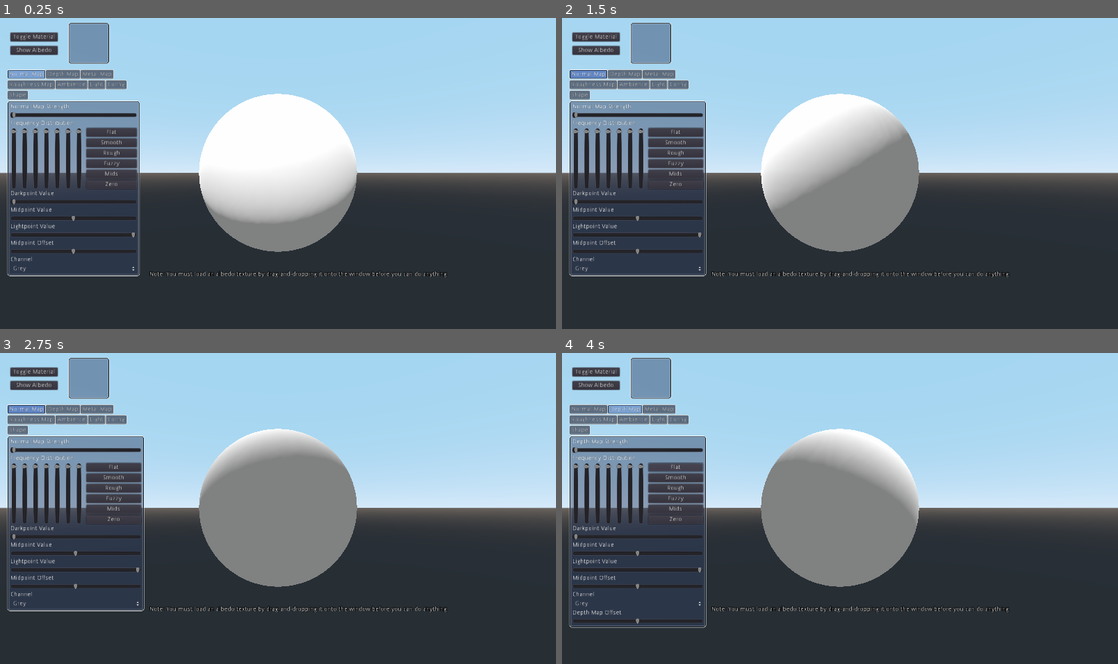
Above: before the commit, frames 1-4 (two rows, left to right).
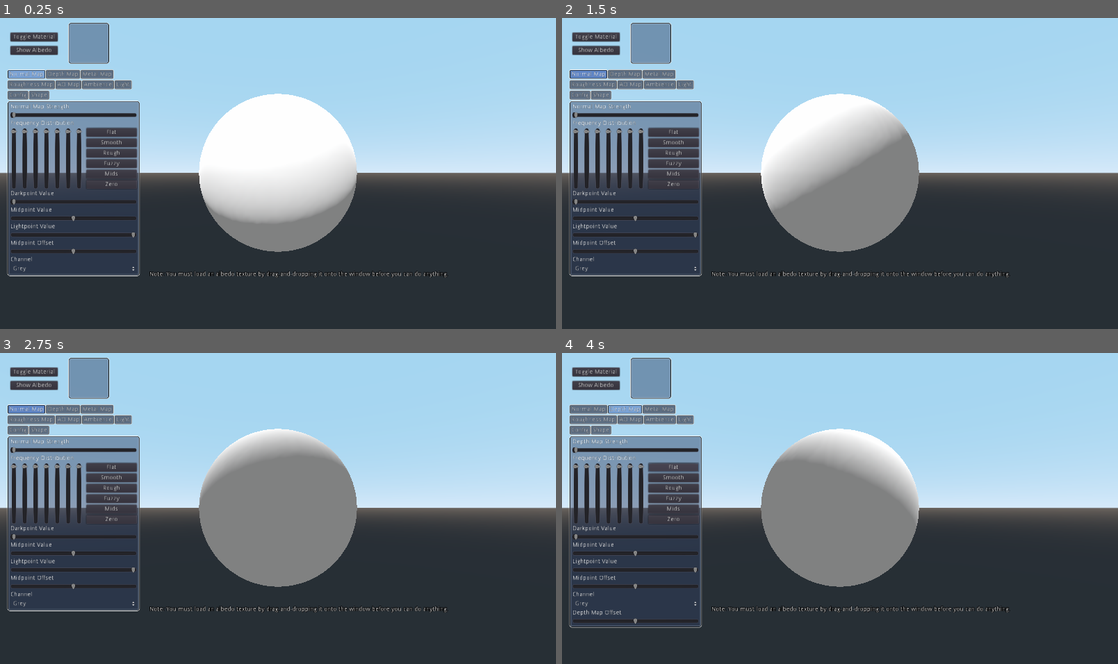
Above: after the commit, the same moments.

Repository: wareya/Material-Basher
Game: Godot game, scene res://Scene.tscn
The game is run twice, just before and just after one commit, with the same random seed, the same clock (stepped at 60 frames per second) and the same inputs. A sky picture missing from this copy of the repository is replaced by a grey-blue gradient.
Inputs (mouse positions are in pixels of both pictures, inside the frame that each line leads up to):
- Up to frame 1 (0.25 s): no input
- Up to frame 2 (1.5 s): click (628, 83) at 0.5 s, where only the run after the commit has a clickable "AO Map"; click "Normal Map" at 1.25 s
- Up to frame 3 (2.75 s): click "Normal Map" at 2 s
- Up to frame 4 (4 s): click "Depth Map" at 2.75 s; click "Flat" at 3.5 s

The runs differ from the first frame. In frame 1, 0.3% of the frame differs, in the area x 1-24%, y 19-27%; in frame 2, 1.0%; in frame 3, 1.0%; in frame 4, 1.0%, in the area x 1-26%, y 19-89%.

Commit message:
ao generator

Diff:
--- /dev/null
+++ b/AOGenerator.gdshader
@@ -0,0 +1,160 @@
+shader_type spatial;
+render_mode unshaded, ambient_light_disabled, blend_mix, shadows_disabled, specular_disabled;
+uniform sampler2D depth : hint_albedo;
+
+uniform float strength;
+
+uniform float freq_low;
+uniform float freq_mid;
+uniform float freq_high;
+uniform float freq_balance;
+
+void vertex() {
+    UV = UV;
+}
+
+float weight_1(float i) {
+    return -2.0*i*i*i + 3.0*i*i;
+}
+
+float weight_2(float i) {
+    return i*i*i - i*i;
+}
+
+vec4 bicubic(vec4 a, vec4 b, vec4 c, vec4 d, float i) {
+    a = c-a;
+    d = d-b;
+    float a_w = -weight_2(1.0 - i);
+    float b_w = 1.0 - weight_1(i);
+    float c_w = 1.0 - b_w;
+    float d_w = weight_2(i);
+
+    //return mix(b, c, i);
+    return a*a_w + b*b_w + c*c_w + d*d_w;
+}
+
+vec4 texelFetchSafe(sampler2D tex, ivec2 uv, int mip_level) {
+    ivec2 s = textureSize(tex, mip_level);
+    //uv += s/2;
+    uv.x = ((uv.x % s.x) + s.x) % s.x;
+    uv.y = ((uv.y % s.y) + s.y) % s.y;
+    return texelFetch(tex, uv, mip_level);
+}
+
+vec4 bicubic_stride(sampler2D tex, ivec2 b, ivec2 c, int mip_level, float i) {
+    vec4 h_a = texelFetchSafe(tex, b + (b-c), mip_level);
+    vec4 h_b = texelFetchSafe(tex, b        , mip_level);
+    vec4 h_c = texelFetchSafe(tex, c        , mip_level);
+    vec4 h_d = texelFetchSafe(tex, c + (c-b), mip_level);
+
+    return bicubic(h_a, h_b, h_c, h_d, i);
+    //return h_b;// bicubic(h_a, h_b, h_c, h_d, i);
+}
+
+vec4 sample_bicubic(sampler2D tex, vec2 uv, int mip_level) {
+    vec2 px = 1.0/vec2(textureSize(tex, mip_level));
+
+    uv -= px*0.5;
+
+    ivec2 uv_start = ivec2(floor(uv / px));
+    float x_i = (uv.x/px.x - float(uv_start.x));
+    float y_i = (uv.y/px.y - float(uv_start.y));
+
+    vec4 a = bicubic_stride(tex, uv_start + ivec2(0, -1), uv_start + ivec2(1, -1), mip_level, x_i);
+    vec4 b = bicubic_stride(tex, uv_start + ivec2(0,  0), uv_start + ivec2(1,  0), mip_level, x_i);
+    vec4 c = bicubic_stride(tex, uv_start + ivec2(0,  1), uv_start + ivec2(1,  1), mip_level, x_i);
+    vec4 d = bicubic_stride(tex, uv_start + ivec2(0,  2), uv_start + ivec2(1,  2), mip_level, x_i);
+
+    vec4 done = bicubic(a, b, c, d, y_i);
+
+    return done;
+}
+
+vec4 sample_bicubic_blurry(sampler2D tex, vec2 uv, int mip_level) {
+    if(mip_level == 0)
+        return sample_bicubic(tex, uv, mip_level);
+    else
+    {
+        mip_level -= 1;
+        vec2 off = 0.25/vec2(textureSize(tex, mip_level));
+        vec4 c00 = sample_bicubic(tex, uv + vec2(-1, -1)*off, mip_level);
+        vec4 c20 = sample_bicubic(tex, uv + vec2( 1, -1)*off, mip_level);
+        vec4 c02 = sample_bicubic(tex, uv + vec2(-1,  1)*off, mip_level);
+        vec4 c22 = sample_bicubic(tex, uv + vec2( 1,  1)*off, mip_level);
+        return (c00+c20+c02+c22)/4.0;
+    }
+}
+vec4 sample_bicubic_super_blurry(sampler2D tex, vec2 uv, int mip_level) {
+    if(mip_level == 0)
+        return sample_bicubic(tex, uv, mip_level);
+    else if(mip_level == 1)
+        return sample_bicubic_blurry(tex, uv, mip_level);
+    else
+    {
+        mip_level -= 2;
+        vec2 off = 0.25/vec2(textureSize(tex, mip_level));
+        vec4 ret = vec4(0);
+        for (int y = -3; y <= 3; y += 2)
+        {
+            for (int x = -3; x <= 3; x += 2)
+            {
+                ret += sample_bicubic(tex, uv + vec2(ivec2(x, y))*off, mip_level);
+            }
+        }
+        return ret/16.0;
+    }
+}
+
+vec4 get_mip_level(sampler2D tex, vec2 uv, int mip_level) {
+    float stride = 0.5;
+    return vec4(sample_bicubic_super_blurry(tex, uv, mip_level).r, 0, 0, 0);
+}
+
+// TODO integrate
+vec4 get_mip_level_fast(sampler2D tex, vec2 uv, int mip_level) {
+    float stride = 0.5;
+    return vec4(texture(tex, uv, float(mip_level)).r, 0, 0, 0);
+}
+
+vec4 get_octave(sampler2D tex, vec2 uv, float octave) {
+    vec2 base_size = vec2(textureSize(tex, 0));
+    int max_level = int(floor(log2(max(base_size.x, base_size.y))));
+    //float octave_adjusted = mix(2.22, 6.0, float(octave)/6.0);
+    //float octave_level = mix(0.0, float(max_level), float(octave_adjusted)/6.0);
+    //float mip_level = float(max_level) - octave_level;
+    //float mip_level = float(max_level) - float(octave+3.0);
+    //if (octave == 6)
+    //    mip_level = 0.0;
+    //else if (octave == 5)
+    //    mip_level = mix(float(max_level) - 7.0, 0.0, 0.5);
+    octave = float(max_level) - octave;
+    float mip_level = clamp(octave, 0.0, float(max_level));
+
+    float lower = floor(mip_level);
+    float higher = ceil(mip_level);
+    float between = mip_level-lower;
+
+    vec4 a = get_mip_level(tex, uv, int(lower));
+    vec4 b = get_mip_level(tex, uv, int(higher));
+
+    vec4 c = mix(a, b, between);
+
+    return c;
+}
+
+void fragment() {
+    vec2 base_size = vec2(textureSize(depth, 0));
+    int max_level = int(floor(log2(max(base_size.x, base_size.y))));
+
+    float real_freq_mid = freq_mid * freq_high;
+    float real_freq_low = freq_low * real_freq_mid;
+
+    float fine = get_octave(depth, UV, float(max_level)*freq_high).r;
+    float mid  = get_octave(depth, UV, float(max_level)*real_freq_mid).r;
+    float low  = get_octave(depth, UV, float(max_level)*real_freq_low).r;
+
+    float ao_fine  = 1.0 - max(0, fine-mid)*strength;
+    float ao_broad = 1.0 - max(0, mid -low)*strength;
+
+    ALBEDO = vec3(mix(ao_fine, ao_broad, freq_balance));
+}
--- a/MaterialBasher.gd
+++ b/MaterialBasher.gd
@@ -12,7 +12,11 @@
 var roughness_image : Image
 var roughness : ImageTexture
 
+var ao_image : Image
+var ao : ImageTexture
+
 var albedo_image : Image
+var albedo_image_display : Image
 var albedo : ImageTexture
 
 var mat_3d = SpatialMaterial.new()
@@ -65,6 +69,12 @@
     $"Tabs/Metal Map/HBoxContainer/HSlider".connect("value_changed", self, "metal_slider_changed")
     $"Tabs/Metal Map/HBoxContainer2/HSlider".connect("value_changed", self, "metal_slider_changed")
     $"Tabs/Metal Map/HBoxContainer3/HSlider".connect("value_changed", self, "metal_slider_changed")
+
+    $"Tabs/AO Map/Slider".connect("value_changed", self, "ao_slider_changed")
+    $"Tabs/AO Map/Slider2".connect("value_changed", self, "ao_slider_changed")
+    $"Tabs/AO Map/Slider3".connect("value_changed", self, "ao_slider_changed")
+    $"Tabs/AO Map/Slider4".connect("value_changed", self, "ao_slider_changed")
+    $"Tabs/AO Map/Slider5".connect("value_changed", self, "ao_slider_changed")
 
     $"Tabs/Roughness Map/HBoxContainer/HSlider".connect("value_changed", self, "roughness_slider_changed")
     $"Tabs/Roughness Map/HBoxContainer2/HSlider".connect("value_changed", self, "roughness_slider_changed")
@@ -163,14 +173,14 @@
         return
 
     albedo_image = image
-
+    albedo_image_display = albedo_image.duplicate()
     albedo = ImageTexture.new()
-    albedo.create_from_image(albedo_image)
+    albedo.create_from_image(albedo_image_display)
     albedo.flags |= ImageTexture.FLAG_ANISOTROPIC_FILTER
 
     mat_3d.albedo_texture = albedo
 
-    #$"3D/MeshHolder/Mesh".material_override = mat_3d
+    # FIXME clear up the rest of the material
 
     normal_slider_changed(0.0)
     depth_slider_changed(0.0)
@@ -346,6 +356,67 @@
     var n2 = depth.duplicate(true)
     mat_texture.set_shader_param("image", n2)
 
+
+var ao_ref_image = null
+var ao_ref_tex = null
+func create_ao_texture(image : Image, strength, freq_high, freq_mid, freq_low, freq_balance):
+    if ao_ref_image != image or ao_ref_tex == null:
+        ao_ref_image = image
+        ao_ref_tex = ImageTexture.new()
+        ao_ref_tex.create_from_image(image)
+        print("asdf")
+
+    var mat = $Helper/Quad.material_override as ShaderMaterial
+    mat.shader = preload("res://AOGenerator.gdshader")
+    mat.set_shader_param("depth", ao_ref_tex)
+    mat.set_shader_param("strength", strength)
+    mat.set_shader_param("freq_low", freq_low)
+    mat.set_shader_param("freq_mid", freq_mid)
+    mat.set_shader_param("freq_high", freq_high)
+    mat.set_shader_param("freq_balance", freq_balance)
+
+    var size = image.get_size()
+    $Helper.size = size
+    $Helper/Quad.scale.x = size.x / size.y
+
+    $Helper.render_target_update_mode = Viewport.UPDATE_ALWAYS
+    get_tree().get_root().render_target_update_mode = Viewport.UPDATE_DISABLED
+    VisualServer.force_draw(false, 0.0)
+    get_tree().get_root().render_target_update_mode = Viewport.UPDATE_ALWAYS
+    $Helper.render_target_update_mode = Viewport.UPDATE_DISABLED
+
+    return $Helper.get_texture().get_data()
+
+
+func ao_option_picked(_unused : int):
+    ao_slider_changed(0.0)
+func ao_slider_changed(_unused : float):
+    if depth_image == null:
+        return
+    if setting_sliders:
+        return
+
+    var strength = read_range($"Tabs/AO Map/Slider")
+    var freq_high = read_range($"Tabs/AO Map/Slider2")
+    var freq_mid = read_range($"Tabs/AO Map/Slider5")
+    var freq_low = read_range($"Tabs/AO Map/Slider3")
+    var freq_balance = read_range($"Tabs/AO Map/Slider4")
+
+    ao_image = create_ao_texture(depth_image, strength*strength*100.0, freq_high, freq_mid, freq_low, freq_balance)
+    print($"Tabs/AO Map/Slider2".value)
+    print($"Tabs/AO Map/Slider3".value)
+
+    ao = ImageTexture.new()
+    ao.create_from_image(ao_image)
+    ao.flags |= ImageTexture.FLAG_ANISOTROPIC_FILTER
+    ao.flags |= ImageTexture.FLAG_FILTER
+
+    mat_3d.ao_enabled = true
+    mat_3d.ao_texture = ao
+    var n2 = ao.duplicate(true)
+    mat_texture.set_shader_param("image", n2)
+
+
 func create_metal_texture(image : Image, colors : Array, mixing_bias : float, contrast : float, shrink_radius : int, blur_radius):
     mixing_bias = mixing_bias*mixing_bias
     if ref_image != image or ref_tex == null:
@@ -386,6 +457,7 @@
 
     return $Helper.get_texture().get_data()
 
+
 func metal_slider_changed(_unused : float):
     if albedo_image == null:
         return
@@ -416,6 +488,7 @@
     var n2 = metal.duplicate(true)
     mat_texture.set_shader_param("image", n2)
 
+
 func roughness_slider_changed(_unused : float):
     if albedo_image == null:
         return
@@ -445,6 +518,7 @@
 
     var n2 = roughness.duplicate(true)
     mat_texture.set_shader_param("image", n2)
+
 
 var zoom = 0
 func _input(_event):
@@ -489,6 +563,7 @@
                 $"3D/CameraHolder".global_translation -= right*event.relative.x * whee * sens
         x = clamp(x, -90, 90)
         $"3D/CameraHolder".rotation_degrees.x = x
+
 
 var processing = false
 var current_preview_texture = null
--- a/NormalGenerator.gdshader
+++ b/NormalGenerator.gdshader
@@ -88,12 +88,32 @@
     else
     {
         mip_level -= 1;
-        vec2 off = 0.5/vec2(textureSize(tex, mip_level));
-        vec4 a = sample_bicubic(tex, uv + vec2(-1, -1)*off, mip_level);
-        vec4 b = sample_bicubic(tex, uv + vec2( 1, -1)*off, mip_level);
-        vec4 c = sample_bicubic(tex, uv + vec2(-1,  1)*off, mip_level);
-        vec4 d = sample_bicubic(tex, uv + vec2( 1,  1)*off, mip_level);
-        return (a+b+d+d)*0.25;
+        vec2 off = 0.25/vec2(textureSize(tex, mip_level));
+        vec4 c00 = sample_bicubic(tex, uv + vec2(-1, -1)*off, mip_level);
+        vec4 c20 = sample_bicubic(tex, uv + vec2( 1, -1)*off, mip_level);
+        vec4 c02 = sample_bicubic(tex, uv + vec2(-1,  1)*off, mip_level);
+        vec4 c22 = sample_bicubic(tex, uv + vec2( 1,  1)*off, mip_level);
+        return (c00+c20+c02+c22)/4.0;
+    }
+}
+vec4 sample_bicubic_super_blurry(sampler2D tex, vec2 uv, int mip_level) {
+    if(mip_level == 0)
+        return sample_bicubic(tex, uv, mip_level);
+    else if(mip_level == 1)
+        return sample_bicubic_blurry(tex, uv, mip_level);
+    else
+    {
+        mip_level -= 2;
+        vec2 off = 0.25/vec2(textureSize(tex, mip_level));
+        vec4 ret = vec4(0);
+        for (int y = -3; y <= 3; y += 2)
+        {
+            for (int x = -3; x <= 3; x += 2)
+            {
+                ret += sample_bicubic(tex, uv + vec2(ivec2(x, y))*off, mip_level);
+            }
+        }
+        return ret/16.0;
     }
 }
 
--- a/Scene.tscn
+++ b/Scene.tscn
@@ -746,6 +746,88 @@
 margin_bottom = 20.0
 text = "Add Color Mapping"
 
+[node name="AO Map" type="VBoxContainer" parent="Tabs"]
+visible = false
+anchor_right = 1.0
+anchor_bottom = 1.0
+margin_left = 8.0
+margin_top = 40.0
+margin_right = -8.0
+margin_bottom = 103.0
+
+[node name="Label" type="Label" parent="Tabs/AO Map"]
+margin_right = 275.0
+margin_bottom = 14.0
+size_flags_horizontal = 5
+text = "AO Map Strength"
+
+[node name="Slider" type="HSlider" parent="Tabs/AO Map"]
+margin_top = 18.0
+margin_right = 275.0
+margin_bottom = 34.0
+size_flags_horizontal = 3
+size_flags_vertical = 1
+
+[node name="Label2" type="Label" parent="Tabs/AO Map"]
+margin_top = 38.0
+margin_right = 275.0
+margin_bottom = 52.0
+size_flags_horizontal = 5
+text = "High Frequency"
+
+[node name="Slider2" type="HSlider" parent="Tabs/AO Map"]
+margin_top = 56.0
+margin_right = 275.0
+margin_bottom = 72.0
+size_flags_horizontal = 3
+size_flags_vertical = 1
+value = 90.0
+
+[node name="Label5" type="Label" parent="Tabs/AO Map"]
+margin_top = 76.0
+margin_right = 275.0
+margin_bottom = 90.0
+size_flags_horizontal = 5
+text = "Mid Frequency"
+
+[node name="Slider5" type="HSlider" parent="Tabs/AO Map"]
+margin_top = 94.0
+margin_right = 275.0
+margin_bottom = 110.0
+size_flags_horizontal = 3
+size_flags_vertical = 1
+value = 70.0
+
+[node name="Label3" type="Label" parent="Tabs/AO Map"]
+margin_top = 114.0
+margin_right = 275.0
+margin_bottom = 128.0
+size_flags_horizontal = 5
+text = "Low Frequency"
+
+[node name="Slider3" type="HSlider" parent="Tabs/AO Map"]
+margin_top = 132.0
+margin_right = 275.0
+margin_bottom = 148.0
+size_flags_horizontal = 3
+size_flags_vertical = 1
+value = 70.0
+
+[node name="Label4" type="Label" parent="Tabs/AO Map"]
+margin_top = 152.0
+margin_right = 275.0
+margin_bottom = 166.0
+size_flags_horizontal = 5
+text = "Frequency Balance"
+
+[node name="Slider4" type="HSlider" parent="Tabs/AO Map"]
+margin_top = 170.0
+margin_right = 275.0
+margin_bottom = 186.0
+size_flags_horizontal = 3
+size_flags_vertical = 1
+value = 50.0
+
 [node name="Ambience" type="VBoxContainer" parent="Tabs"]
 visible = false
 anchor_right = 1.0
